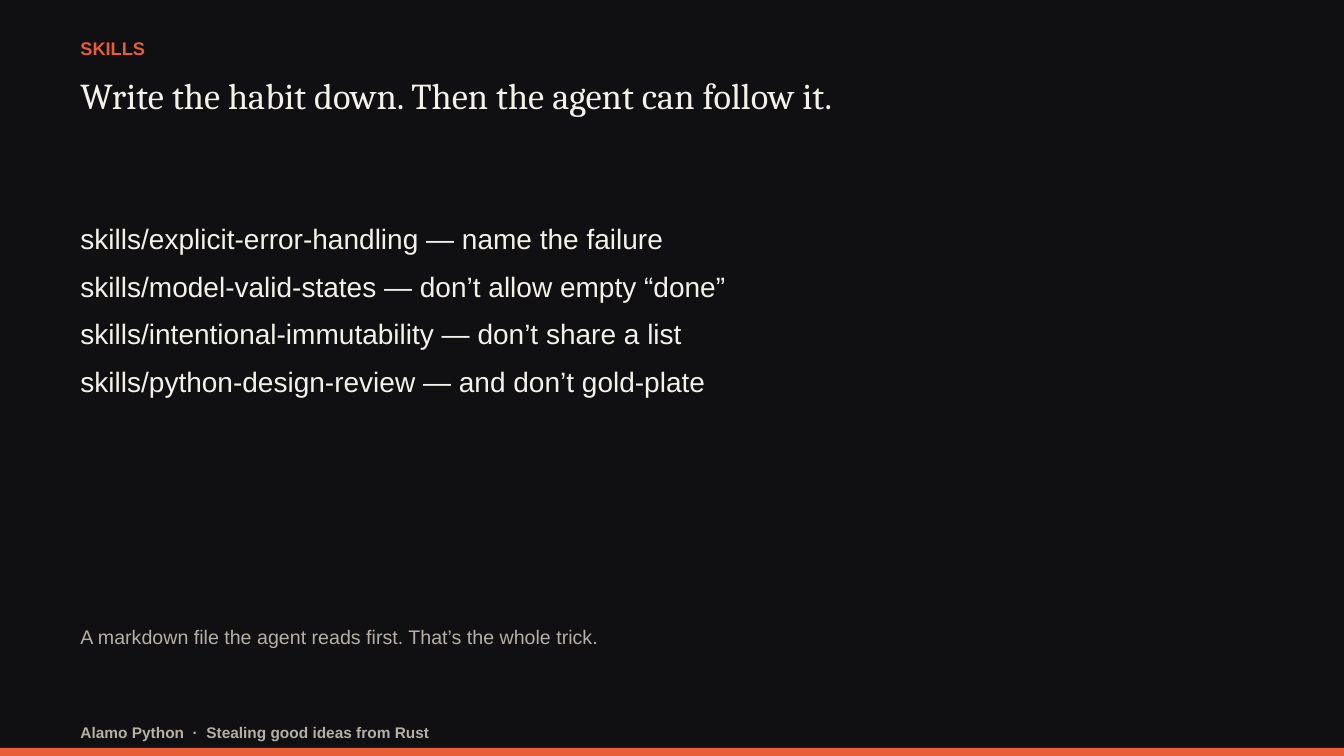
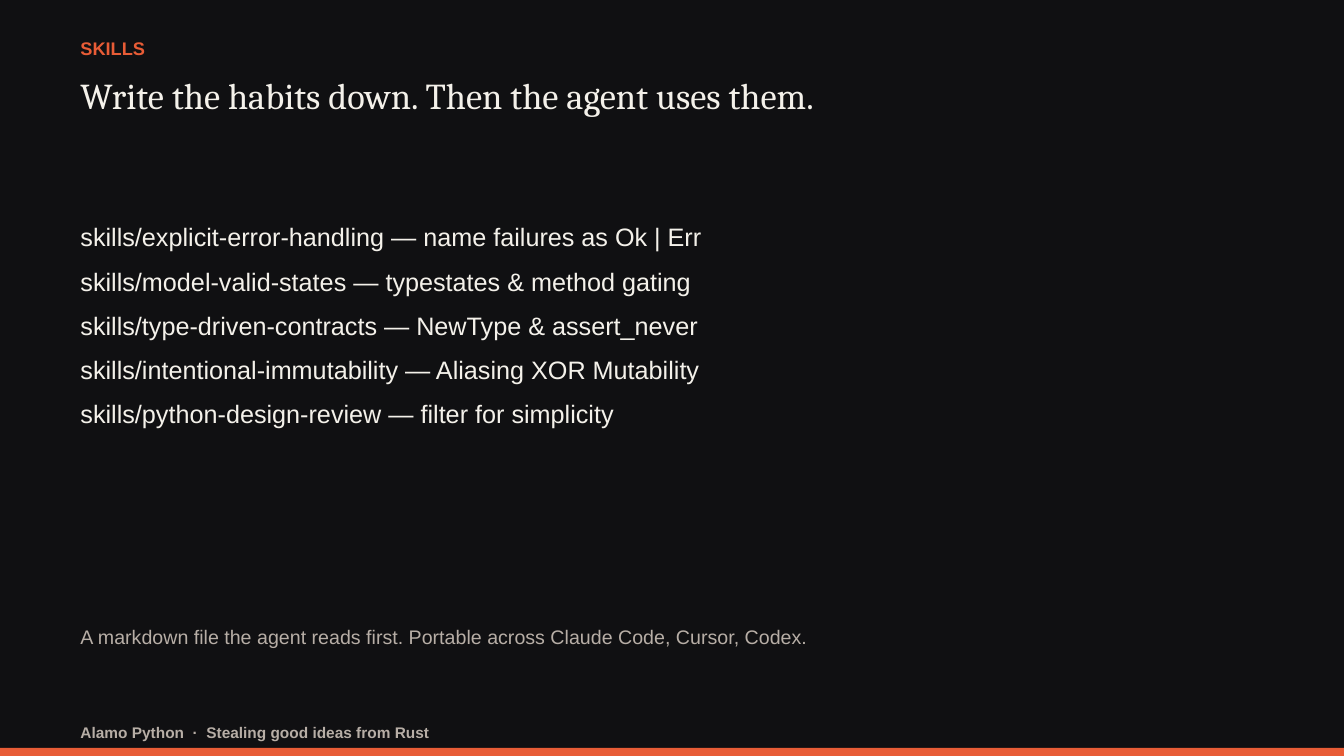
Before and after one commit to darwing1210/thinking-in-rust-writing-in-python, a slide deck: slide 21 of presentation/stealing-good-ideas-from-rust.pptx (slide 19 before the commit). Drawn at 1344x756 pixels with LibreOffice and Linux fonts; fonts in the diff are those of the drawing. Boxes give left, top, right and bottom in pixels: in the first picture for what was removed or moved away, otherwise in the second. Text is boxed around its words. In the diff, an @@ line names an element or a change of style, - is before the commit and + after.

Commit message:
Upgrade talk to 4 deep patterns: Typestates, NewType, assert_never, and Ownership law

```diff
--- a/presentation/stealing-good-ideas-from-rust.pptx
+++ b/presentation/stealing-good-ideas-from-rust.pptx
@@ text at box(80, 83, 814, 117): text changed @@
-Write the habit down. Then the agent can follow it.
+Write the habits down. Then the agent uses them.
@@ text at box(80, 227, 702, 429): text changed; size 20 to 18 pt @@
-skills/explicit-error-handling — name the failure
-skills/model-valid-states — don’t allow empty “done”
-skills/intentional-immutability — don’t share a list
-skills/python-design-review — and don’t gold-plate
+skills/explicit-error-handling — name failures as Ok | Err
+skills/model-valid-states — typestates & method gating
+skills/type-driven-contracts — NewType & assert_never
+skills/intentional-immutability — Aliasing XOR Mutability
+skills/python-design-review — filter for simplicity
@@ text at box(80, 630, 807, 648): text changed @@
-A markdown file the agent reads first. That’s the whole trick.
+A markdown file the agent reads first. Portable across Claude Code, Cursor, Codex.
```
Also in this commit, not shown: 10 other slides changed, 6 slides added, 4 slides removed, 21 other files.
